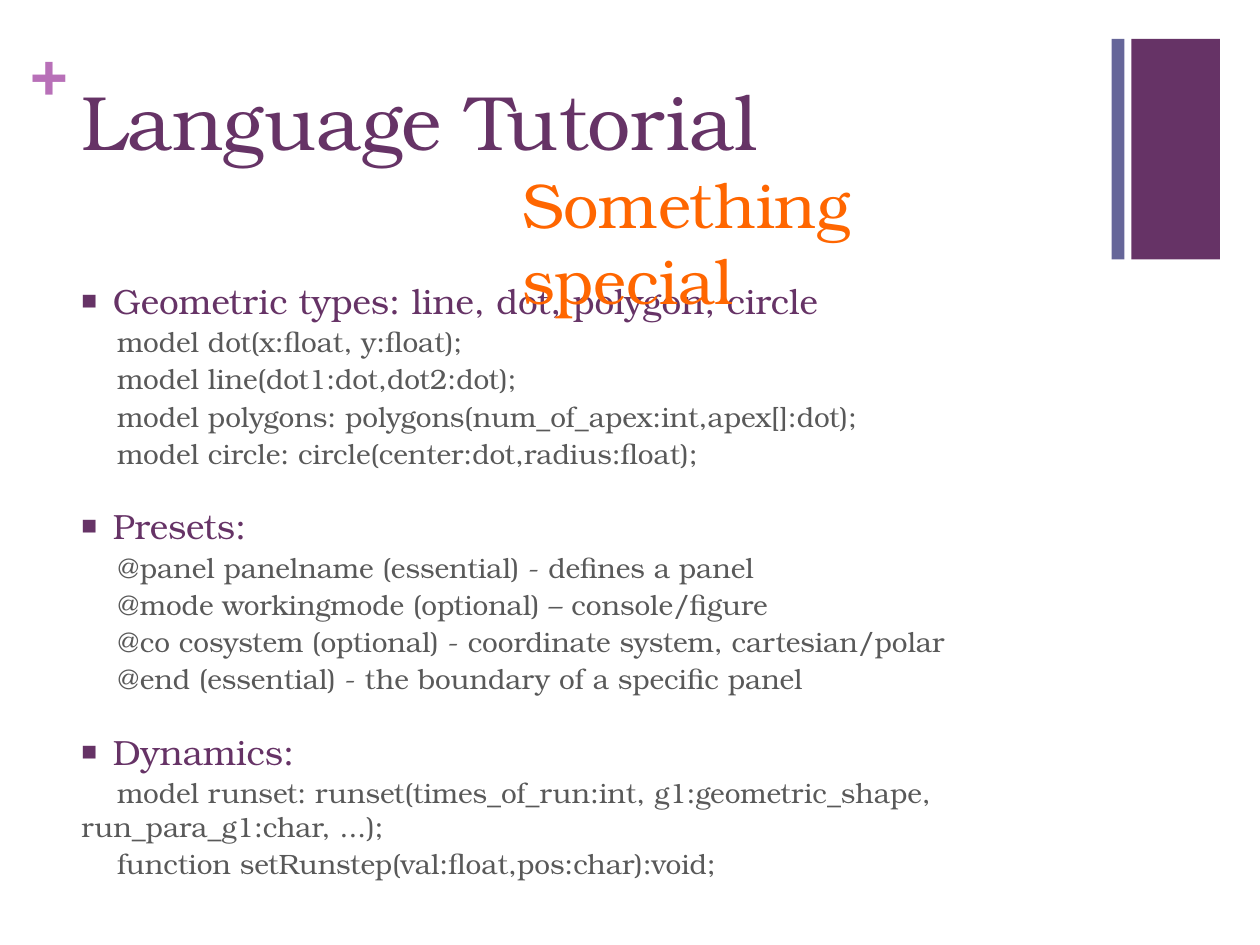
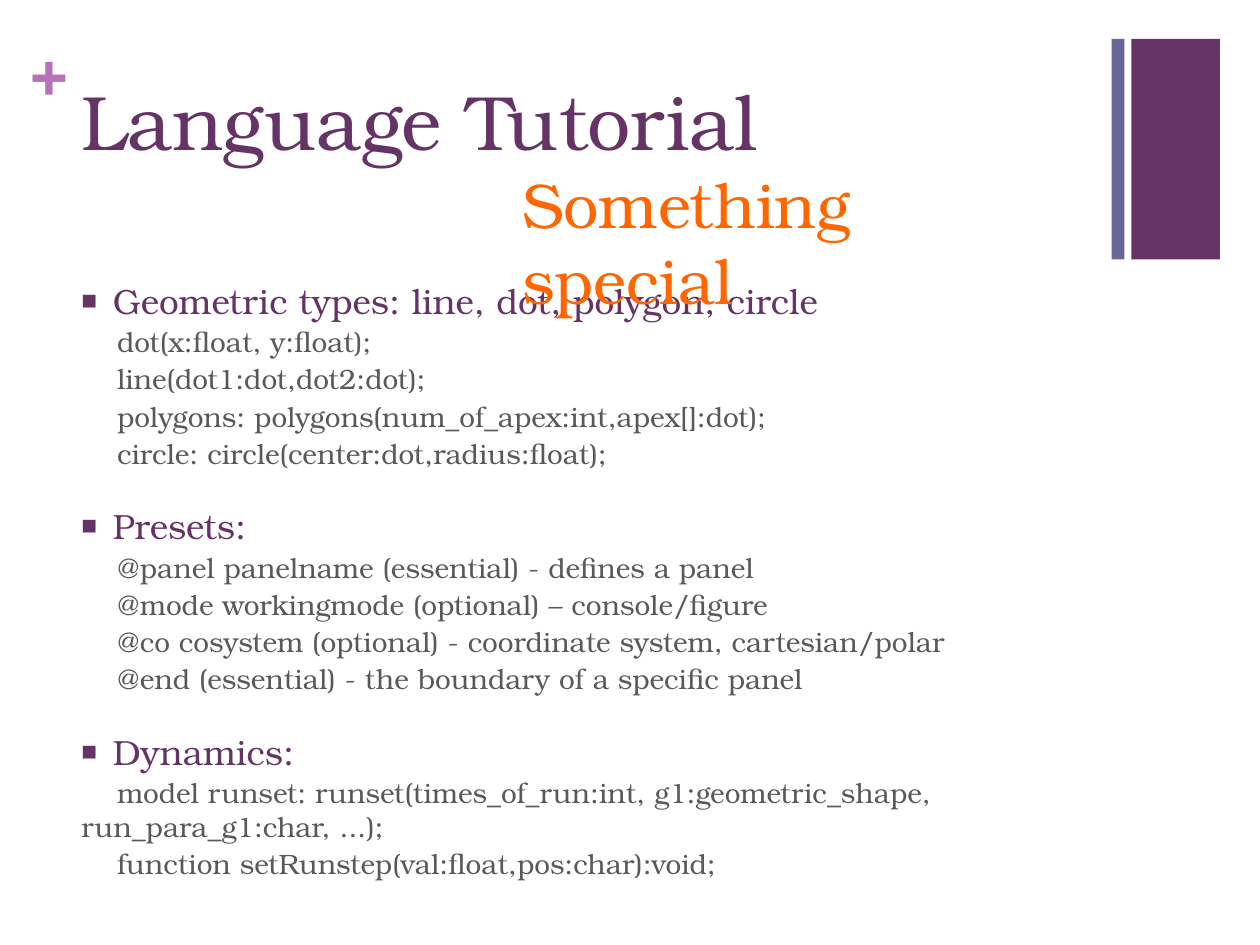
Before and after one commit to chaozc/Geo, a slide deck: slide 4 of Geo presentation.pptx. Drawn at 1260x945 pixels with LibreOffice and Linux fonts; fonts in the diff are those of the drawing. Boxes give left, top, right and bottom in pixels: in the first picture for what was removed or moved away, otherwise in the second. Text is boxed around its words. In the diff, an @@ line names an element or a change of style, - is before the commit and + after.

Commit message:
add final final ppt

```diff
--- a/Geo presentation.pptx
+++ b/Geo presentation.pptx
@@ text at (117,331,766,468): text changed @@
-model dot(x:float, y:float);
-model line(dot1:dot,dot2:dot);
-model polygons: polygons(num_of_apex:int,apex[]:dot);
-model circle: circle(center:dot,radius:float);
+dot(x:float, y:float);
+line(dot1:dot,dot2:dot);
+polygons: polygons(num_of_apex:int,apex[]:dot);
+circle: circle(center:dot,radius:float);
```
Also in this commit, not shown: 2 other slides changed, 1 slide removed.
